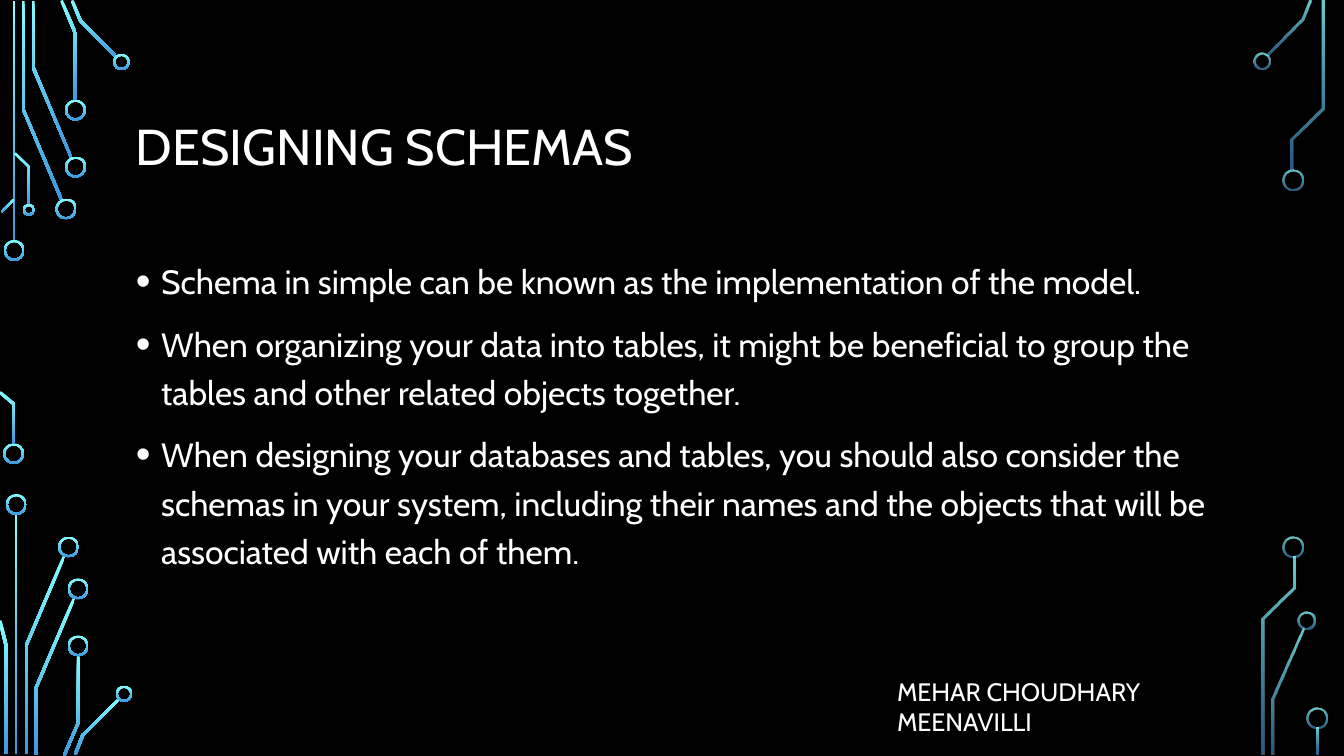
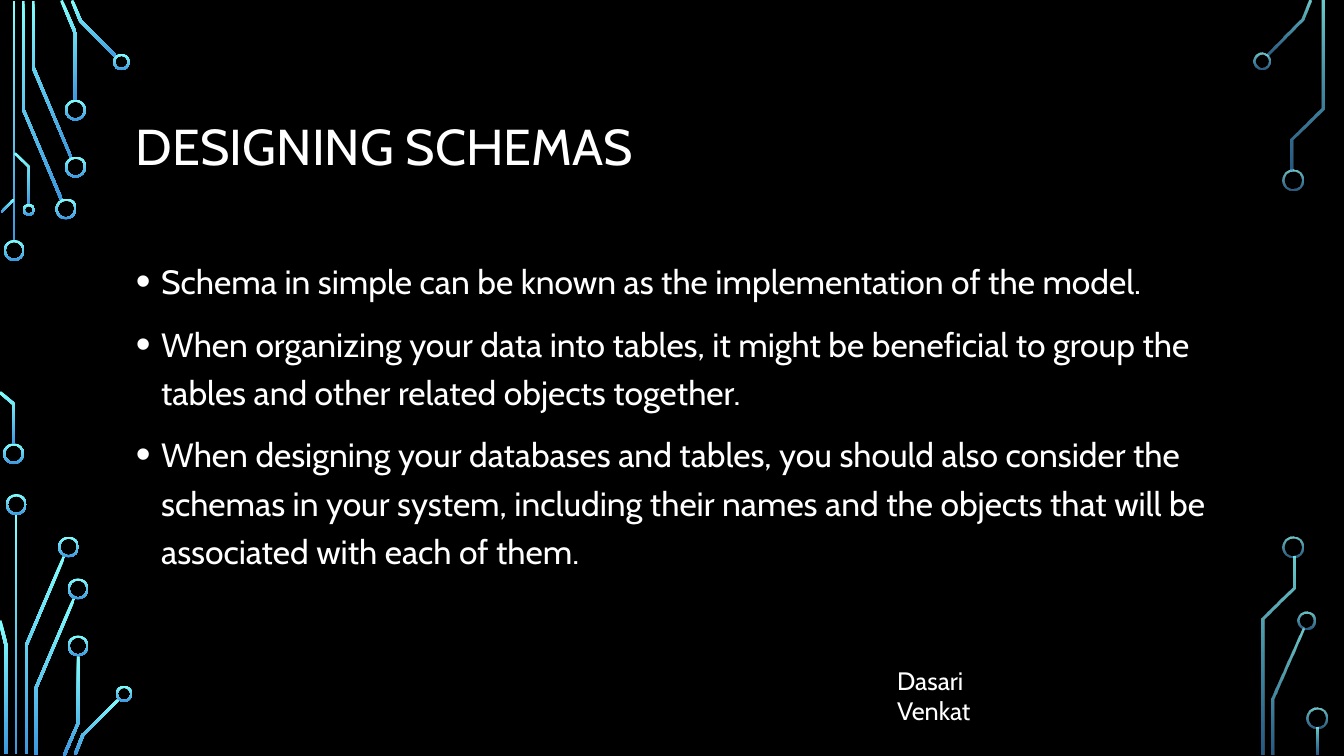
Before and after one commit to MeharChoudhary/WS4-Team, a slide deck: slide 8 of Models and designing schemas.pptx. Drawn at 1344x756 pixels with LibreOffice and Linux fonts; fonts in the diff are those of the drawing; background and template pictures are left out. Boxes give left, top, right and bottom in pixels: in the first picture for what was removed or moved away, otherwise in the second. Text is boxed around its words. In the diff, an @@ line names an element or a change of style, - is before the commit and + after.

```diff
--- a/Models and designing schemas.pptx
+++ b/Models and designing schemas.pptx
@@ text at [897,672,970,721]: text changed @@
-MEHAR CHOUDHARY MEENAVILLI
+Dasari Venkat
```
Also in this commit, not shown: 5 other slides changed.
